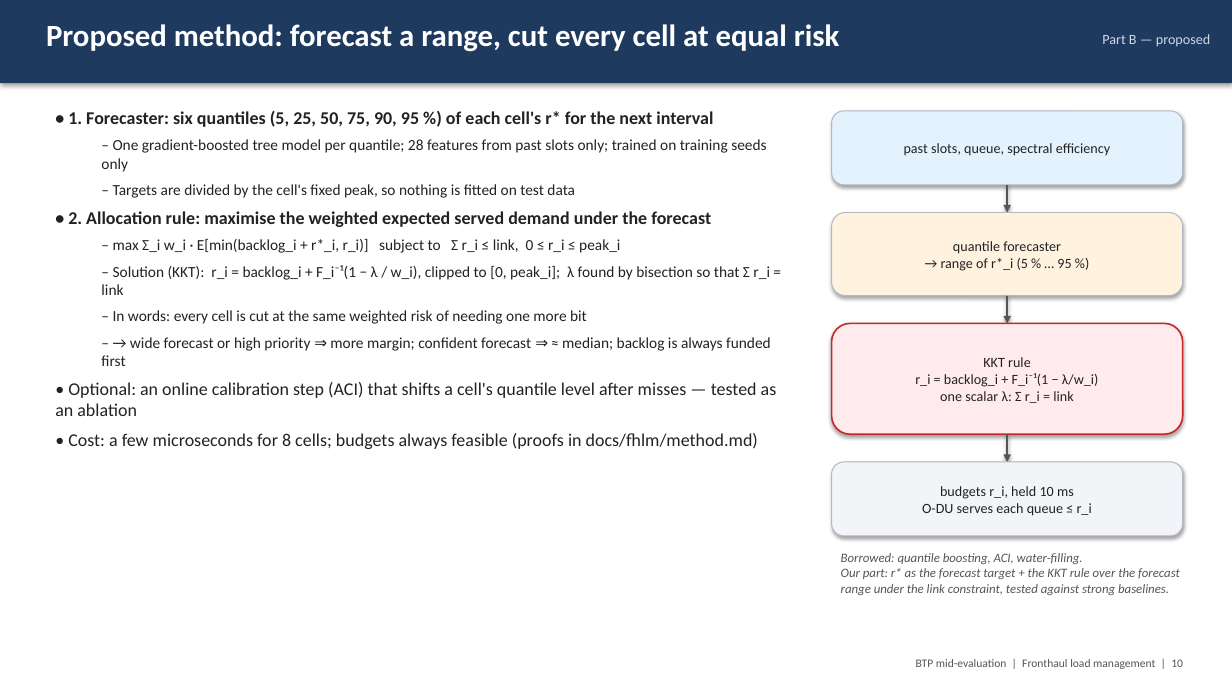
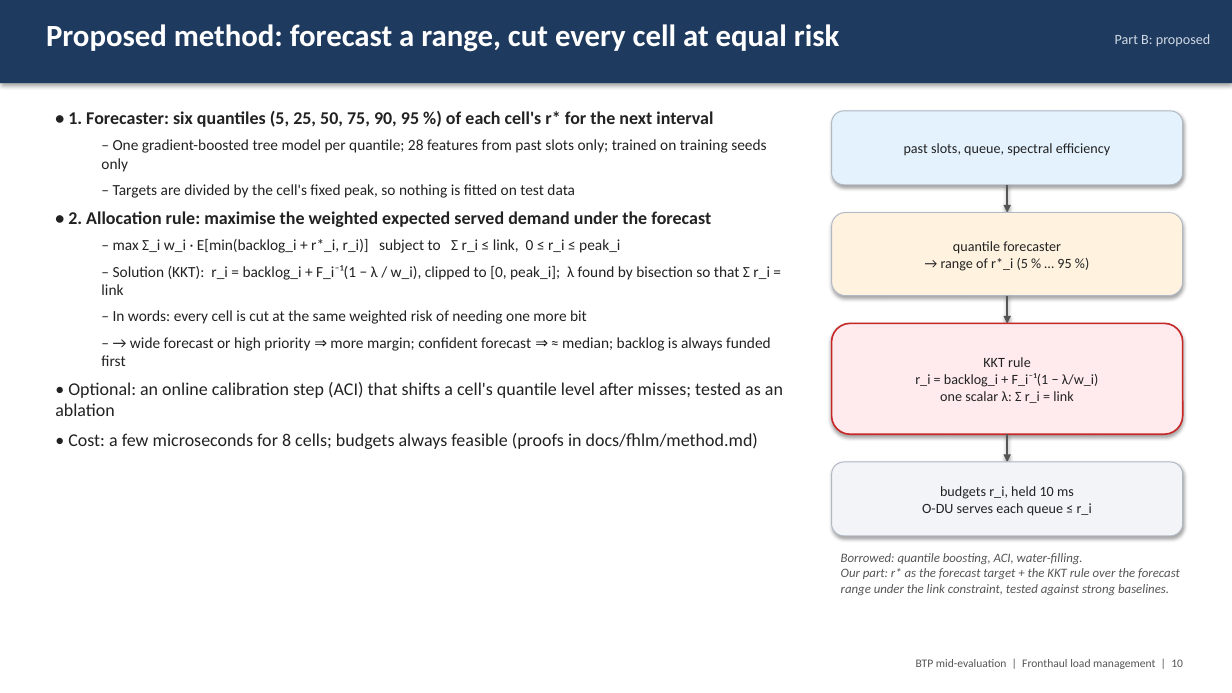
Before and after one commit to Harshvardhan-To1/BTP, a slide deck: slide 10 of docs/fhlm/BTP_midterm_fronthaul_load_management.pptx. Drawn at 1232x693 pixels with LibreOffice and Linux fonts; fonts in the diff are those of the drawing. Boxes give left, top, right and bottom in pixels: in the first picture for what was removed or moved away, otherwise in the second. Text is boxed around its words. In the diff, an @@ line names an element or a change of style, - is before the commit and + after.

```diff
--- a/docs/fhlm/BTP_midterm_fronthaul_load_management.pptx
+++ b/docs/fhlm/BTP_midterm_fronthaul_load_management.pptx
@@ text at <box>1115,34,1210,47</box>: text changed @@
-Part B — proposed
+Part B: proposed
@@ text at <box>55,382,783,416</box>: text changed @@
-• Optional: an online calibration step (ACI) that shifts a cell's quantile level after misses — tested as an ablation
+• Optional: an online calibration step (ACI) that shifts a cell's quantile level after misses; tested as an ablation
```
Also in this commit, not shown: 19 other slides changed, 22 other files.
